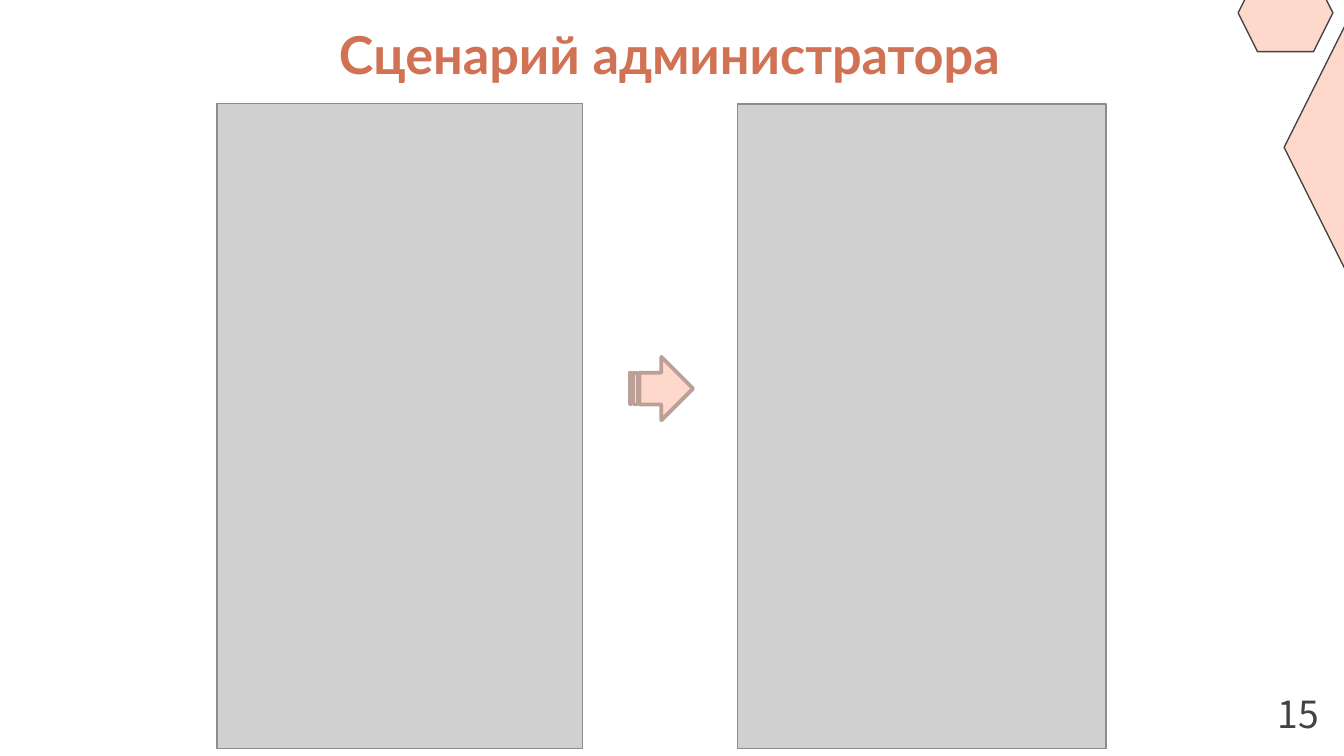
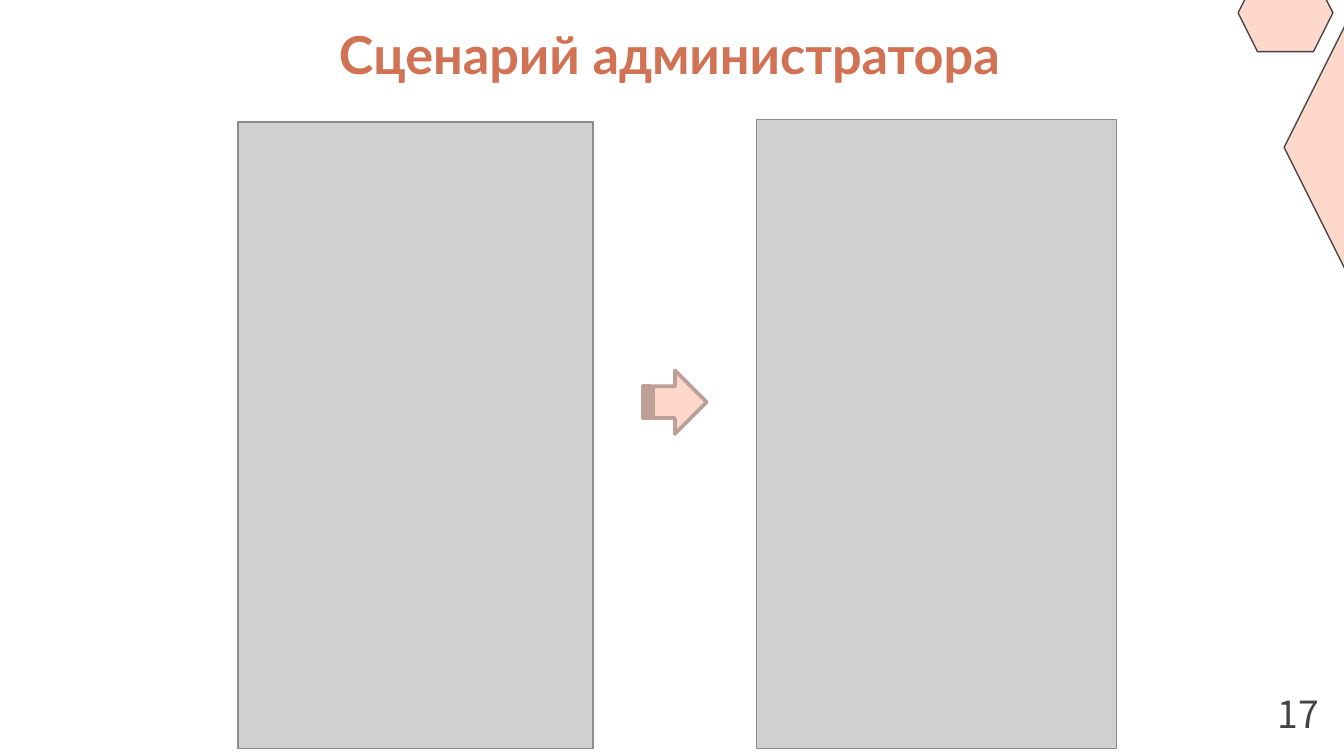
Before and after one commit to Puroktor/PicStorm, a slide deck: slide 17 of docs/PicStorm_Slides.pptx (slide 15 before the commit). Drawn at 1344x756 pixels with LibreOffice and Linux fonts; fonts in the diff are those of the drawing; grey boxes stand for pictures. Boxes give left, top, right and bottom in pixels: in the first picture for what was removed or moved away, otherwise in the second. Text is boxed around its words. In the diff, an @@ line names an element or a change of style, - is before the commit and + after.

```diff
--- a/docs/PicStorm_Slides.pptx
+++ b/docs/PicStorm_Slides.pptx
@@ picture: place and size @@
-picture at bbox=[216, 103, 582, 749]
+picture at bbox=[238, 122, 593, 749]
@@ picture: place and size @@
-picture at bbox=[738, 103, 1106, 749]
+picture at bbox=[757, 120, 1117, 749]
@@ striped right arrow: place and size @@
-striped right arrow at bbox=[630, 358, 694, 421]
+striped right arrow at bbox=[644, 371, 707, 434]
@@ text at bbox=[1278, 700, 1319, 728]: text changed @@
-15
+17
```
Also in this commit, not shown: 16 other slides changed, 4 slides added, 1 slide removed, 8 other files.
